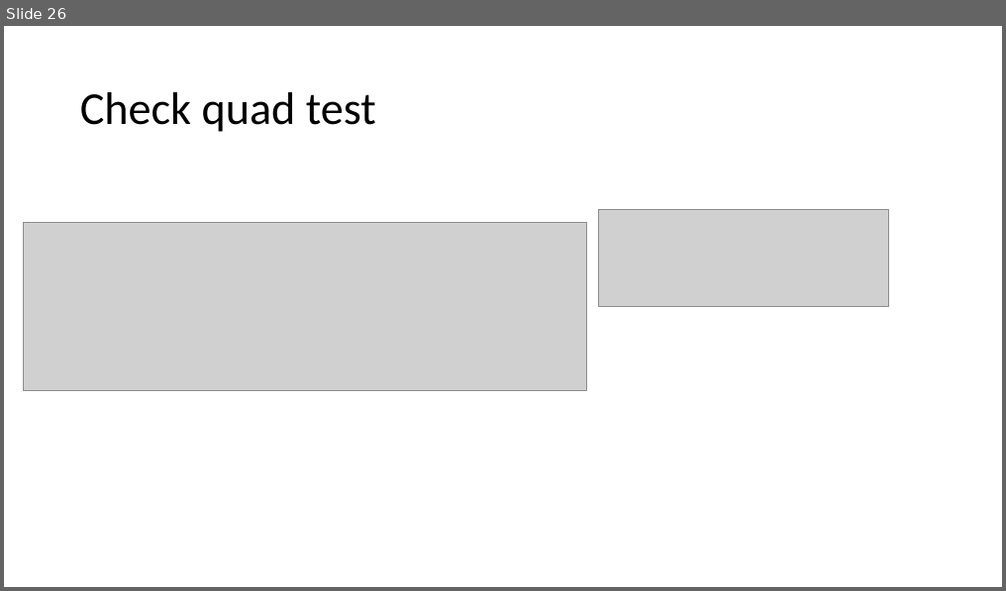
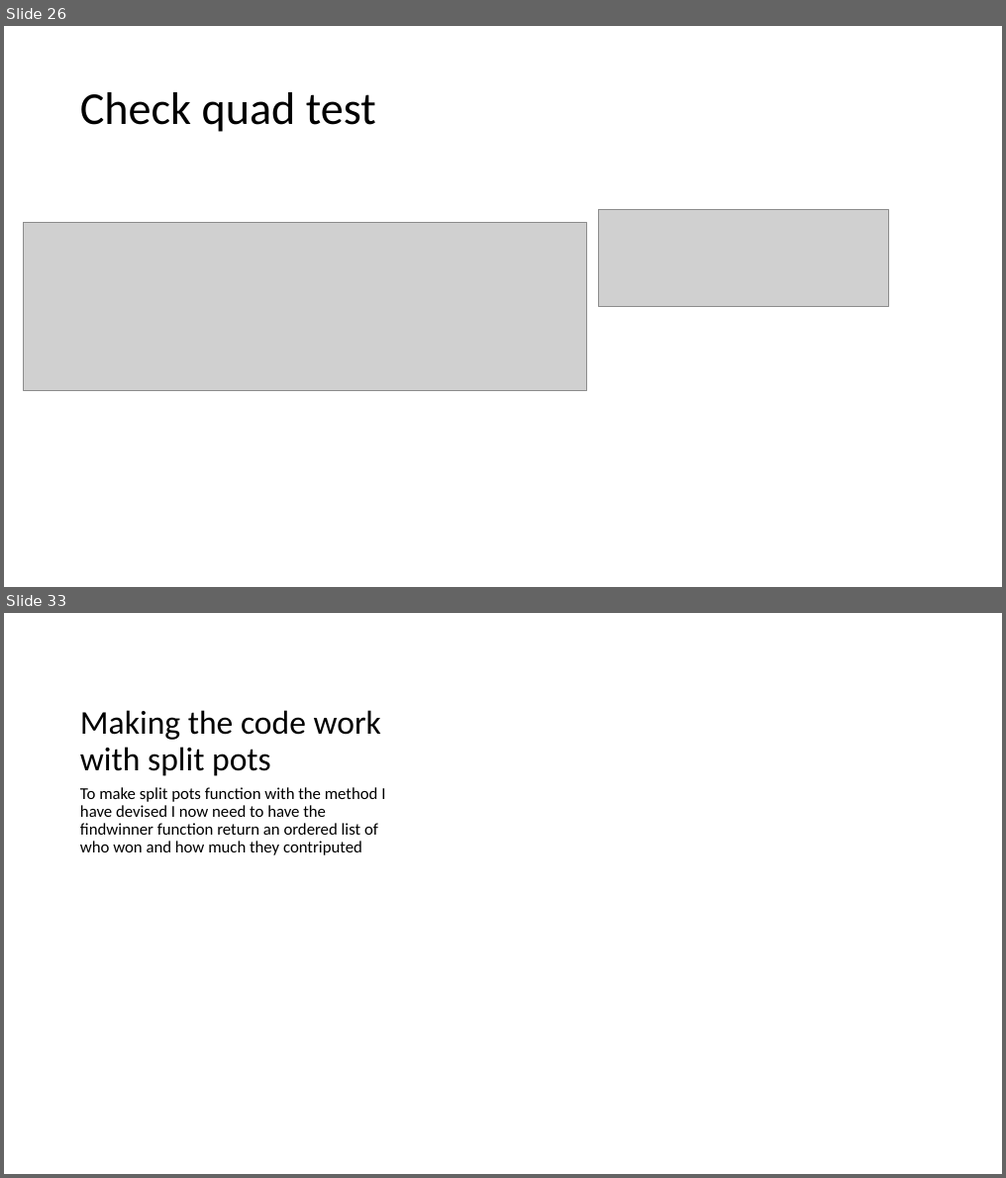
Before and after one commit to curtben1/actualCoursework, a slide deck: dev log.pptx. Shown one above the other, each under a label of ours: slide 26 before the commit, slides 26 and 33 after it; the slides between them are not shown. The pictures are 1006x591 and 1006x1178 pixels, drawn with LibreOffice and Linux fonts; fonts in the diff are those of the drawing; grey boxes stand for pictures. Boxes give left, top, right and bottom in pixels: in the first picture for what was removed or moved away, otherwise in the second. Text is boxed around its words. In the diff, an @@ line names an element or a change of style, - is before the commit and + after.

```diff
--- a/dev log.pptx
+++ b/dev log.pptx
@@ slide 33 added at (4,613,1002,1174), background #FFFFFF @@
@@ title added at (80,710,381,776), 32 pt, text #000000 @@
+Making the code work with split pots
@@ text added at (80,787,385,856), 16 pt, text #000000 @@
+To make split pots function with the method I have devised I now need to have the findwinner function return an ordered list of who won and how much they contriputed
```
Also in this commit, not shown: 1 slide changed, 6 other slides added, 1 other file.
